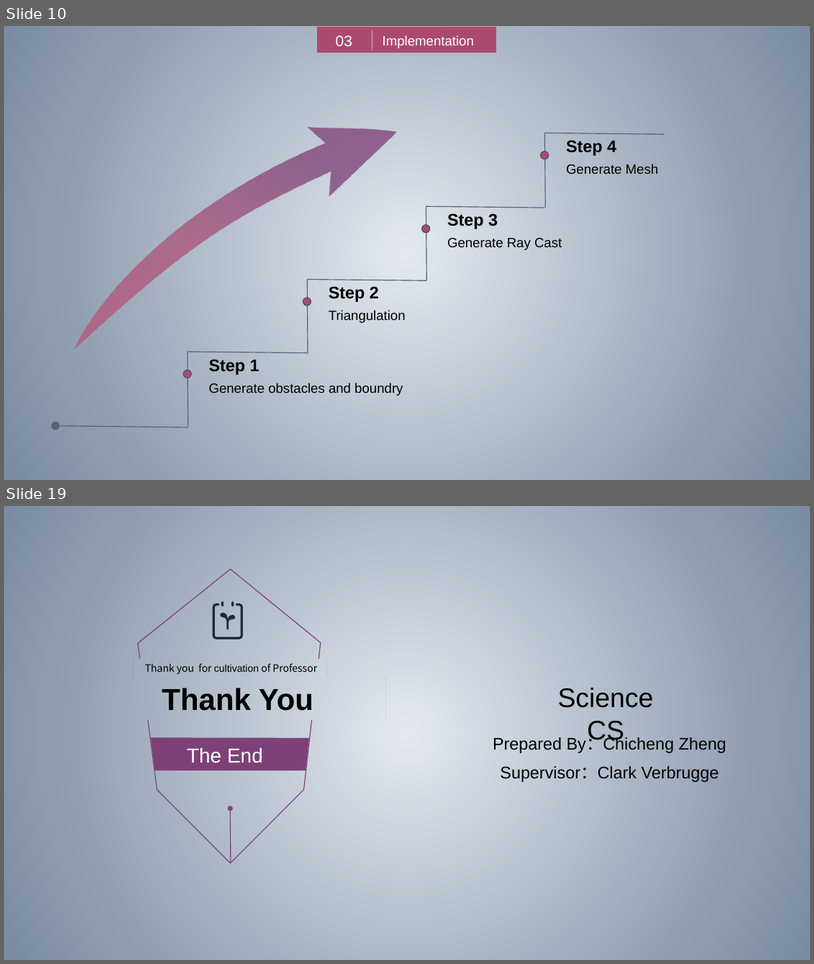
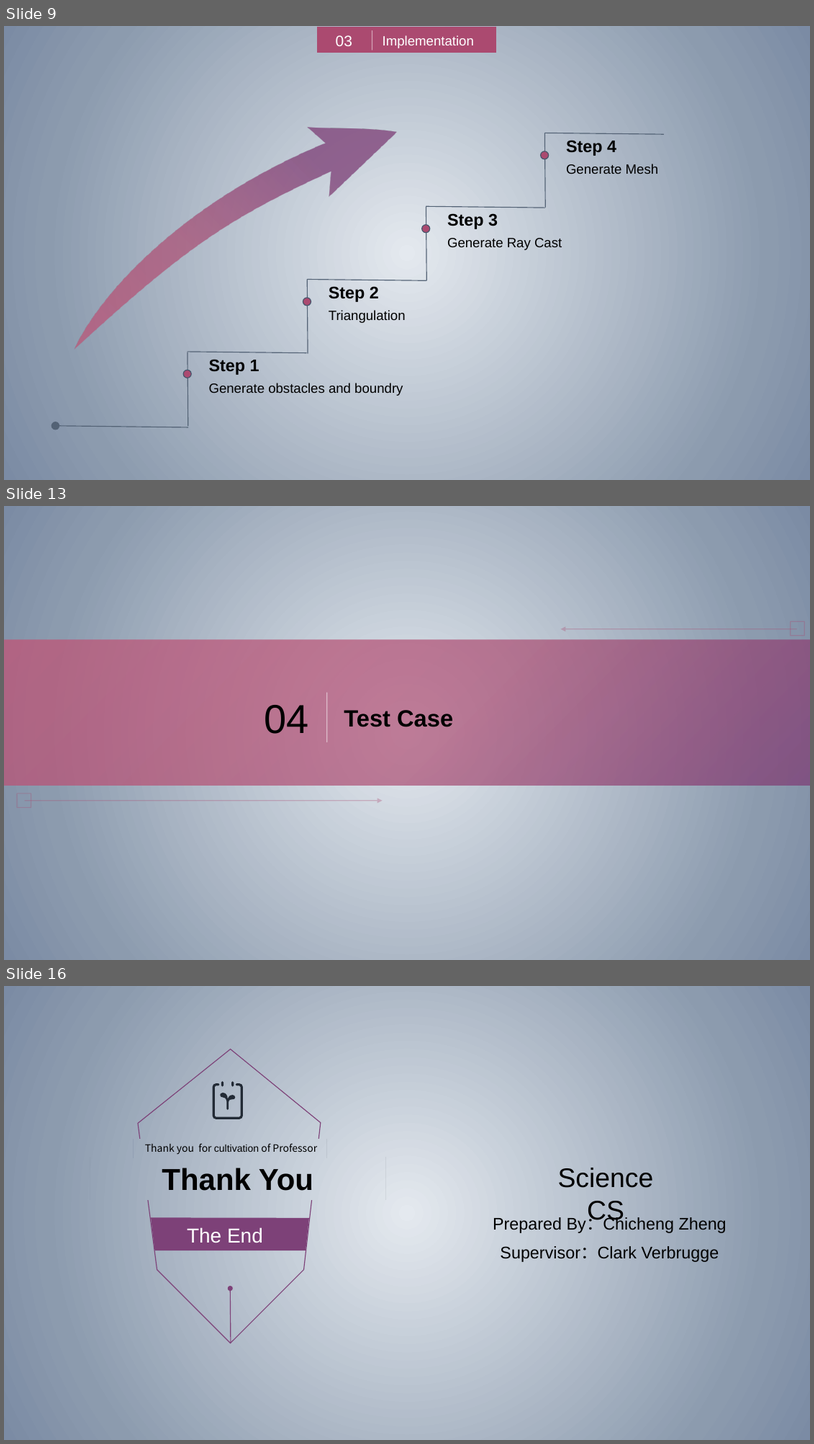
Before and after one commit to zhuangzhuang131419/McGill, a slide deck: COMP396/Presentation.pptx. Shown one above the other, each under a label of ours: slides 10 and 19 before the commit, slides 9, 13 and 16 after it; the slides between them are not shown. The pictures are 814x964 and 814x1444 pixels, drawn with LibreOffice and Linux fonts; fonts in the diff are those of the drawing. Boxes give left, top, right and bottom in pixels: in the first picture for what was removed or moved away, otherwise in the second. Text is boxed around its words. In the diff, an @@ line names an element or a change of style, - is before the commit and + after.

```diff
--- a/COMP396/Presentation.pptx
+++ b/COMP396/Presentation.pptx
@@ slide 13 added at [4,506,810,960], background gradient #E4E9EF to #8C9BAE to #7B8BA4 @@
@@ arrow added from (797, 629) to (561, 629), #AB4A70 1 pt @@
@@ rectangle added at [791,621,805,636], outline #AB4A70 1 pt @@
@@ rectangle added at [4,640,810,785], fill gradient #7D4178 to #AB4A70 to #C54F71 @@
@@ line added from (327, 692) to (327, 742), #FFFFFF 1 pt @@
@@ text added at [264,705,309,734], 48 pt, text #000000 @@
+04
@@ text added at [344,710,453,727], 28 pt, text #000000, bold @@
+Test Case
@@ rectangle added at [17,793,31,807], outline #AB4A70 1 pt @@
@@ arrow added from (25, 800) to (383, 800), #AB4A70 1 pt @@
@@ what was slide 10 is now slide 9 @@
@@ what was slide 19 is now slide 16 @@
```
Also in this commit, not shown: 3 slides changed, 7 other slides added, 4 slides removed.
